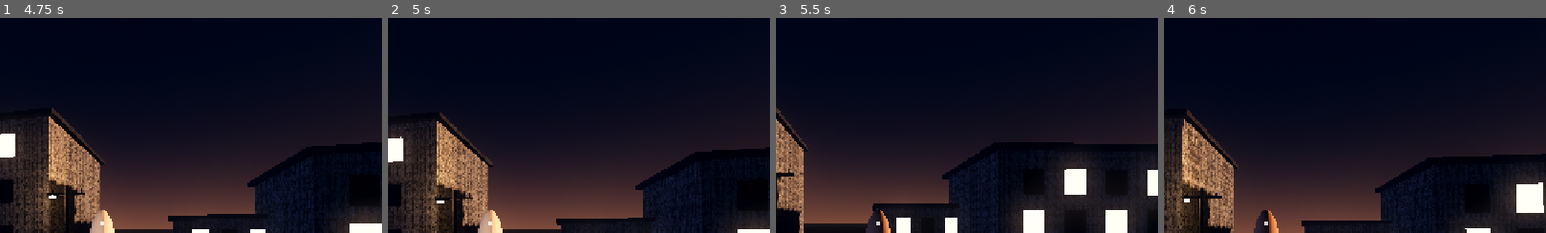
Above: before the commit, frames 1-4 (left to right).
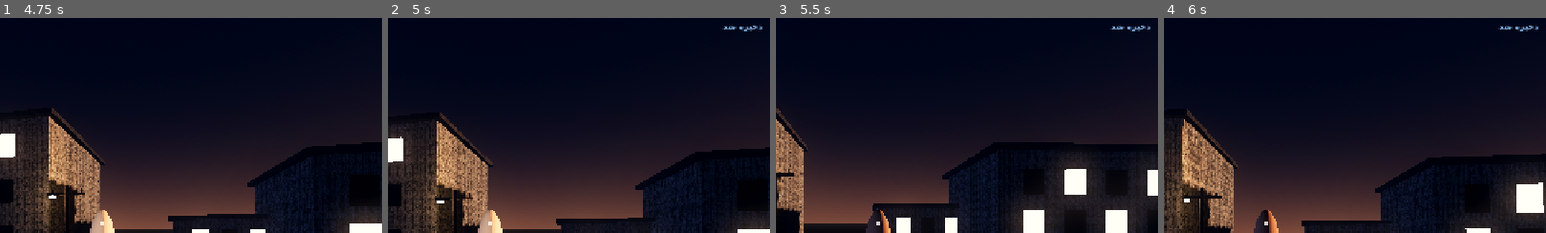
Above: after the commit, the same moments.

Repository: majidplay65-code/aftergrid-survival
Game: Godot game, scene res://levels/test_level.tscn
Two runs of this game, one before a commit and one after it. Both use one fixed random seed, a clock stepped at 60 frames per second and the inputs below.
Inputs (mouse positions are % of the whole screen's width and height, from its top left):
- Up to frame 1 (4.75 s): tap Enter at 0.5, 4.25 s; move the mouse to (55, 50) at 0.52 s; hold F (flashlight) 0.53-1.28 s; hold W (move_forward) from 0.53 s (still down); tap Space (jump) at 0.77, 1.52, 2, 3.02, 3.77, 4.52 s; move the mouse to (45, 50) at 1.27 s; tap E (interact) at 1.35 s; move the mouse to (52, 48) at 2.02 s; hold Shift (run) 2.03-2.78 s; move the mouse to (49, 52) at 2.77 s; tap F (flashlight) at 2.85 s; move the mouse to (57, 51) at 3.52 s; hold E (interact) 3.53-4.28 s; tap F8 (load_game, bound only after the commit) at 4.15 s; move the mouse to (42, 49) at 4.27 s; tap Shift (run) at 4.35 s
- Up to frame 2 (5 s): keep holding W (move_forward); tap F5 (save_game, bound only after the commit) at 4.9 s
- Up to frame 3 (5.5 s): keep holding W (move_forward); move the mouse to (51, 50) at 5.02 s; hold F (flashlight) from 5.03 s (still down)
- Up to frame 4 (6 s): tap Space (jump) at 5.75 s; move the mouse to (46, 48) at 5.77 s; release W (move_forward) at 5.78 s; release F (flashlight) at 5.78 s; hold D (move_right) from 5.78 s (still down); tap E (interact) at 5.85 s
The pictures show only the part of the screen within x 37-87%, y 2-52%; the shares and areas given below are measured in that part.

Frame 1 is identical in both runs. In frame 2, 0.1% of the frame differs, in the area x 87-98%, y 3-7%; in frame 3, 0.1%; in frame 4, 0.1%.
Error in both runs: Invalid call. Nonexistent function 'apply_horizontal_movement' in base 'Nil'. (res://entities/player/states/idle_state.gd:12)

Commit message:
feat: تکمیل فاز ۳ (Survival Loop) — اتصال واقعی SaveManager به گیم‌پلی (۰.۵.۰)
- core/save/save_controller.gd: سیو دستی F5، لود دستی F8، auto-load هنگام شروع
  (بدون سیو → شروع پیش‌فرض بدون کرش)، auto-save هر ۶۰ ثانیه با Timer
- SaveData: فیلد player_pitch + save_version=2 (فیلد inventory_items رزرو برای فاز ۶)
- EventBus.toast_requested + toast مشترک HUD (پیام «ذخیره شد» / «بارگذاری شد»)
- project.godot: اکشن‌های save_game (F5) و load_game (F8)
- tests/save_load_test.gd: تست کارکردی headless (۷ گروه بررسی)
- README/CHANGELOG: فاز ۳ ✅؛ فاز بعدی = ۵ (Threat/Enemy AI)

Co-authored-by: arena-agent <297053741+arena-agent@users.noreply.github.com>

Diff:
--- a/autoloads/event_bus.gd
+++ b/autoloads/event_bus.gd
@@ -28,3 +28,7 @@
 signal game_paused(is_paused: bool)
 signal game_saved
 signal game_loaded
+
+# --- UI ---
+## هر سیستمی که بخواهد پیامی روی HUD نشان دهد (toast) این سیگنال را emit می‌کند.
+signal toast_requested(message: String)
--- /dev/null
+++ b/core/save/save_controller.gd
@@ -0,0 +1,128 @@
+## SaveController
+## اتصال واقعی SaveManager به گیم‌پلی (تکمیل فاز ۳ — Survival Loop):
+## - بارگذاری خودکار هنگام شروع بازی اگر سیو موجود باشد (وگرنه شروع پیش‌فرض — بدون کرش)
+## - سیو دستی: کلید F5 (اکشن `save_game`)
+## - لود دستی: کلید F8 (اکشن `load_game`)
+## - خودکار سیو (auto-save) هر ۶۰ ثانیه با Timer
+## فقط یک slot ساده — مطابق طراحی فعلی SaveManager.
+class_name SaveController
+extends Node
+
+## فاصله‌ی auto-save به ثانیه (برای تست در صحنه قابل تغییر است).
+@export var autosave_interval: float = 60.0
+
+var _autosave_timer: Timer = null
+
+
+func _ready() -> void:
+	# مؤخر (deferred): ابتدا باید بازیکن خودش را در GameState ثبت کرده باشد
+	call_deferred("_setup")
+
+
+func _setup() -> void:
+	# شروع با آخرین سیو اگر موجود باشد؛ در نبود سیو کاری نمی‌کند (شروع پیش‌فرض)
+	load_now()
+
+	_autosave_timer = Timer.new()
+	_autosave_timer.wait_time = autosave_interval
+	_autosave_timer.autostart = true
+	_autosave_timer.timeout.connect(_on_autosave_timeout)
+	add_child(_autosave_timer)
+
+
+func _unhandled_input(event: InputEvent) -> void:
+	if event.is_action_pressed(&"save_game"):
+		save_now()
+	elif event.is_action_pressed(&"load_game"):
+		load_now()
+
+
+## SaveData جدید از وضعیت فعلی می‌سازد و SaveManager.save_game() را صدا می‌زند.
+func save_now() -> bool:
+	var player: Node3D = _get_player()
+	if player == null:
+		return false
+
+	var data: SaveData = _capture_data(player)
+
+	if SaveManager.save_game(data):
+		EventBus.toast_requested.emit("ذخیره شد")
+		return true
+	return false
+
+
+## اگر سیو موجود باشد بازیکن را از روی آن بازیابی می‌کند؛ در نبود سیو بی‌صدا بازمی‌گردد.
+func load_now() -> bool:
+	if not SaveManager.has_save_file():
+		return false
+
+	var data: SaveData = SaveManager.load_game()
+	if data == null:
+		push_warning("SaveController: save file is corrupted, cannot load.")
+		return false
+
+	if _apply_data(data):
+		EventBus.toast_requested.emit("بازی از سیو بارگذاری شد")
+		return true
+	return false
+
+
+func _get_player() -> Node3D:
+	var player: Node3D = GameState.player_reference
+	if player == null or not is_instance_valid(player):
+		push_warning("SaveController: player not found.")
+		return null
+	return player
+
+
+## داده‌ی قابل ذخیره را از وضعیت فعلی بازیکن جمع می‌کند.
+func _capture_data(player: Node3D) -> SaveData:
+	var stats: PlayerStats = player.stats
+	var camera_pivot: Node3D = player.get_node_or_null("CameraPivot")
+	var pitch: float = camera_pivot.rotation.x if camera_pivot != null else 0.0
+
+	var data: SaveData = SaveData.new()
+	data.player_position = player.global_position
+	data.player_rotation_y = player.rotation.y
+	data.player_pitch = pitch
+	data.health = stats.health
+	data.max_health = stats.max_health
+	data.stamina = stats.stamina
+	data.max_stamina = stats.max_stamina
+	data.hunger = stats.hunger
+	data.max_hunger = stats.max_hunger
+	data.thirst = stats.thirst
+	data.max_thirst = stats.max_thirst
+	# سیستم Inventory در فاز ۶ می‌رسد؛ تا آن زمان این Dictionary خالی ذخیره می‌شود
+	# (فیلد رزرو شده در فرمت سیو است تا نیاز به تغییر فرمت در فاز ۶ نباشد)
+	data.inventory_items = {}
+	return data
+
+
+## وضعیت ذخیره‌شده را روی بازیکن فعلی اعمال می‌کند.
+func _apply_data(data: SaveData) -> bool:
+	var player: Node3D = _get_player()
+	if player == null:
+		return false
+
+	var stats: PlayerStats = player.stats
+	# اول maxها، بعد مقادیر (ست‌رهای PlayerStats نسبت به max کلوز می‌کند)
+	stats.max_health = data.max_health
+	stats.max_stamina = data.max_stamina
+	stats.max_hunger = data.max_hunger
+	stats.max_thirst = data.max_thirst
+	stats.health = data.health
+	stats.stamina = data.stamina
+	stats.hunger = data.hunger
+	stats.thirst = data.thirst
+
+	player.rotation.y = data.player_rotation_y
+	var camera_pivot: Node3D = player.get_node_or_null("CameraPivot")
+	if camera_pivot != null:
+		camera_pivot.rotation.x = clampf(data.player_pitch, deg_to_rad(-80.0), deg_to_rad(80.0))
+	player.global_position = data.player_position
+	return true
+
+
+func _on_autosave_timeout() -> void:
+	save_now()
--- a/levels/test_level.tscn
+++ b/levels/test_level.tscn
@@ -11,6 +11,7 @@
 [ext_resource type="Texture2D" path="res://assets/textures/concrete_wall.jpg" id="9_concrete"]
 [ext_resource type="Texture2D" path="res://assets/textures/rusted_metal.jpg" id="10_rust"]
 [ext_resource type="Texture2D" path="res://assets/textures/wood_planks.jpg" id="11_wood"]
+[ext_resource type="Script" path="res://core/save/save_controller.gd" id="12_savectrl"]
 
 [sub_resource type="StandardMaterial3D" id="mat_asphalt"]
 albedo_texture = ExtResource("8_asphalt")
@@ -1179,6 +1180,9 @@
 [node name="WaterBottle2" parent="." instance=ExtResource("3_water")]
 transform = Transform3D(1, 0, 0, 0, 1, 0, 0, 0, 1, 8.6, 0, 12.1)
 
+[node name="SaveController" type="Node" parent="."]
+script = ExtResource("12_savectrl")
+
 [node name="Player" parent="." instance=ExtResource("1_player")]
 transform = Transform3D(1, 0, 0, 0, 1, 0, 0, 0, 1, 0, 1.0, 7)
 
--- a/project.godot
+++ b/project.godot
@@ -12,7 +12,7 @@
 
 config/name="Aftergrid"
 config/description="Working title — survival after the grid goes down. Phases 0-3 done + visual environment (city block, textures, dusk lighting, flashlight). Next: Inventory & Crafting."
-config/version="0.4.1"
+config/version="0.5.0"
 run/main_scene="res://levels/test_level.tscn"
 config/features=PackedStringArray("4.7", "Forward Plus")
 config/icon="res://icon.svg"
@@ -73,6 +73,16 @@
 "events": [Object(InputEventKey,"resource_local_to_scene":false,"resource_name":"","device":-1,"window_id":0,"alt_press …(190 unchanged characters)…
 ]
 }
+save_game={
+"deadzone": 0.5,
+"events": [Object(InputEventKey,"resource_local_to_scene":false,"resource_name":"","device":-1,"window_id":0,"alt_pressed":false,"shift_pressed":false,"ctrl_pressed":false,"meta_pressed":false,"pressed":false,"keycode":0,"physical_keycode":4194336,"key_label":0,"unicode":0,"location":0,"echo":false,"script":null)
+]
+}
+load_game={
+"deadzone": 0.5,
+"events": [Object(InputEventKey,"resource_local_to_scene":false,"resource_name":"","device":-1,"window_id":0,"alt_pressed":false,"shift_pressed":false,"ctrl_pressed":false,"meta_pressed":false,"pressed":false,"keycode":0,"physical_keycode":4194339,"key_label":0,"unicode":0,"location":0,"echo":false,"script":null)
+]
+}
 
 [rendering]
 
--- a/resources/save_data.gd
+++ b/resources/save_data.gd
@@ -3,10 +3,11 @@
 class_name SaveData
 extends Resource
 
-@export var save_version: int = 1
+@export var save_version: int = 2
 @export var level_path: String = ""
 @export var player_position: Vector3 = Vector3.ZERO
 @export var player_rotation_y: float = 0.0
+@export var player_pitch: float = 0.0
 
 @export var health: float = 100.0
 @export var max_health: float = 100.0
--- /dev/null
+++ b/tests/save_load_test.gd
@@ -0,0 +1,159 @@
+## تست کارکردی save/load به‌صورت headless (بدون گرافیک، با کل استک منطق واقعی:
+## SaveManager، SaveData، SaveController، EventBus، HUD و صحنه‌ی سطح).
+##
+## نحوه‌ی اجرا (از ریشه‌ی پروژه):
+##   godot --headless --path . -s res://tests/save_load_test.gd
+##
+## کد خروجی ۰ = همه‌ی تست‌ها پاس، ۱ = شکست.
+extends SceneTree
+
+const LEVEL_PATH: String = "res://levels/test_level.tscn"
+
+var frame: int = 0
+var phase: int = 0
+var level: Node = null
+var ready_frame: int = 0
+var failures: int = 0
+
+
+func _initialize() -> void:
+	# اگر -s autoload ها را لود نکرده باشد، دستی و به ترتیب درست اضافه کن
+	_ensure_autoloads()
+	# شروع تمیز: هر سیوی قبلی را حذف کن تا مسیر «بدون سیو» هم تست شود
+	if SaveManager.has_save_file():
+		SaveManager.delete_save_file()
+	_start_level()
+
+
+func _process(_delta: float) -> bool:
+	frame += 1
+	match phase:
+		0:
+			# شروع بدون سیو: باید از حالت پیش‌فرض شروع شود و کرش نکند
+			if frame >= 20:
+				var p: Node3D = _player()
+				_check(p != null, "P0: شروع بدون سیو بدون کرش (بازیکن موجود)")
+				_check(p != null and p.global_position.distance_to(Vector3(0.0, 1.0, 7.0)) < 0.1,
+						"P0: بدون سیو، بازیکن در پوزیشن پیش‌فرض")
+				phase = 1
+		1:
+			# وضعیت بازیکن را عوض کن و سیو دستی (مسیر F5)
+			var p: Node3D = _player()
+			p.global_position = Vector3(12.0, 1.0, -10.0)
+			p.rotation.y = 1.2
+			p.get_node("CameraPivot").rotation.x = -0.3
+			p.stats.health = 42.0
+			p.stats.hunger = 55.0
+			p.stats.thirst = 77.0
+			_check(_controller().save_now(), "P1: سیو دستی (save_now / F5) موفق")
+			phase = 2
+		2:
+			# فایل ایجاد شده باشد؛ از وضعیتِ عوض‌شده، لود دستی (مسیر F8) و بازیابی
+			_check(SaveManager.has_save_file(), "P2: فایل سیو روی disk وجود دارد")
+			var p: Node3D = _player()
+			p.global_position = Vector3(0.0, 1.0, 7.0)
+			p.rotation.y = 0.0
+			p.get_node("CameraPivot").rotation.x = 0.0
+			p.stats.health = 10.0
+			p.stats.hunger = 20.0
+			_check(_controller().load_now(), "P2: لود دستی (load_now / F8) موفق")
+			_check(absf(p.global_position.x - 12.0) < 0.01 and absf(p.global_position.z + 10.0) < 0.01,
+					"P2: لود، پوزیشن بازیکن را بازیابی می‌کند")
+			_check(absf(p.rotation.y - 1.2) < 0.01, "P2: لود، yaw بازیکن را بازیابی می‌کند")
+			_check(absf(p.get_node("CameraPivot").rotation.x + 0.3) < 0.01, "P2: لود، pitch دوربین را بازیابی می‌کند")
+			_check(absf(p.stats.health - 42.0) < 0.01 and absf(p.stats.hunger - 55.0) < 0.01
+					and absf(p.stats.thirst - 77.0) < 0.01, "P2: لود، آمار بقا را بازیابی می‌کند")
+			phase = 3
+		3:
+			# شبیه‌سازی بستن و بازکردن بازی: صحنه آزاد و صحنه‌ی جدید (restart)
+			_restart_level()
+			phase = 4
+		4:
+			# بعد از restart، بارگذاری خودکار باید بازی را از نقطه‌ی رهاشده ادامه دهد
+			if frame >= ready_frame + 15:
+				var p: Node3D = _player()
+				_check(p != null and absf(p.global_position.x - 12.0) < 0.01
+						and absf(p.global_position.z + 10.0) < 0.01,
+						"P4: restart + auto-load: پوزیشن از سیو ادامه می‌یابد")
+				_check(p != null and absf(p.stats.health - 42.0) < 0.01,
+						"P4: restart + auto-load: آمار از سیو ادامه می‌یابد")
+				phase = 5
+		5:
+			# auto-save: controller مستقل با بازه‌ی کوتاه
+			var c: Node = load("res://core/save/save_controller.gd").new()
+			c.autosave_interval = 0.25
+			root.add_child(c)
+			ready_frame = frame
+			phase = 6
+		6:
+			if frame == ready_frame + 3:
+				# بعد از اینکه _setup این controller تمام شد، وضعیت جدید بگذار
+				var p: Node3D = _player()
+				p.global_position = Vector3(5.0, 1.0, 5.0)
+			var d: SaveData = SaveManager.load_game()
+			if d != null and absf(d.player_position.x - 5.0) < 0.01:
+				_check(true, "P6: auto-save (Timer) وضعیت جدید را ذخیره کرد")
+				phase = 7
+		7:
+			_finish()
+			return true
+	return false
+
+
+func _start_level() -> void:
+	var packed: PackedScene = load(LEVEL_PATH)
+	level = packed.instantiate()
+	root.add_child(level)
+	ready_frame = frame
+
+
+func _restart_level() -> void:
+	if level != null:
+		level.queue_free()
+	_start_level()
+
+
+func _player() -> Node3D:
+	if level == null:
+		return null
+	var p: Node = level.get_node_or_null("Player")
+	return p as Node3D if p != null else null
+
+
+func _controller() -> Node:
+	if level == null:
+		return null
+	return level.get_node_or_null("SaveController")
+
+
+## اگر اسکریپت با -s اجرا شود و autoload ها لود نشده باشند، دستی اضافه کن.
+func _ensure_autoloads() -> void:
+	var ordered: Array = [
+		[&"EventBus", "res://autoloads/event_bus.gd"],
+		[&"GameState", "res://autoloads/game_state.gd"],
+		[&"SceneManager", "res://autoloads/scene_manager.gd"],
+		[&"SaveManager", "res://autoloads/save_manager.gd"],
+	]
+	for pair in ordered:
+		var n: StringName = pair[0]
+		if not root.has_node(n):
+			var node: Node = load(pair[1]).new()
+			node.name = n
+			root.add_child(node)
+
+
+func _check(ok: bool, label: String) -> void:
+	if ok:
+		print("PASS: ", label)
+	else:
+		failures += 1
+		printerr("FAIL: ", label)
+
+
+func _finish() -> void:
+	if failures == 0:
+		print("ALL TESTS PASSED (save/load)")
+		quit(0)
+	else:
+		printerr("%d TEST(S) FAILED" % failures)
+		quit(1)
--- a/ui/hud/hud.gd
+++ b/ui/hud/hud.gd
@@ -26,6 +26,7 @@
 	EventBus.interactable_unfocused.connect(_on_interactable_unfocused)
 	EventBus.item_picked_up.connect(_on_item_picked_up)
 	EventBus.player_died.connect(_on_player_died)
+	EventBus.toast_requested.connect(_on_toast_requested)
 
 
 func _on_player_stat_changed(stat_name: StringName, current_value: float, max_value: float) -> void:
@@ -56,10 +57,19 @@
 
 
 func _on_item_picked_up(item_id: StringName, amount: int) -> void:
+	_show_toast("+%d %s" % [amount, str(item_id).replace("_", " ")], Color(0.3, 1.0, 0.4))
+
+
+func _on_toast_requested(message: String) -> void:
+	_show_toast(message, Color(0.6, 0.8, 1.0))
+
+
+## سیستم toast مشترک: نمایش یک برچسب کوتاه که بعد از ۲ ثانیه محو می‌شود.
+func _show_toast(text: String, color: Color) -> void:
 	var label: Label = Label.new()
-	label.text = "+%d %s" % [amount, str(item_id).replace("_", " ")]
+	label.text = text
 	label.add_theme_font_size_override("font_size", 14)
-	label.add_theme_color_override("font_color", Color(0.3, 1.0, 0.4))
+	label.add_theme_color_override("font_color", color)
 	notification_container.add_child(label)
 
 	# محو شدن خودکار بعد از ۲ ثانیه
Not shown: 1 places in levels/test_level.tscn that only renumber resources
Not shown, changed: CHANGELOG.md
Not shown, changed: README.md
